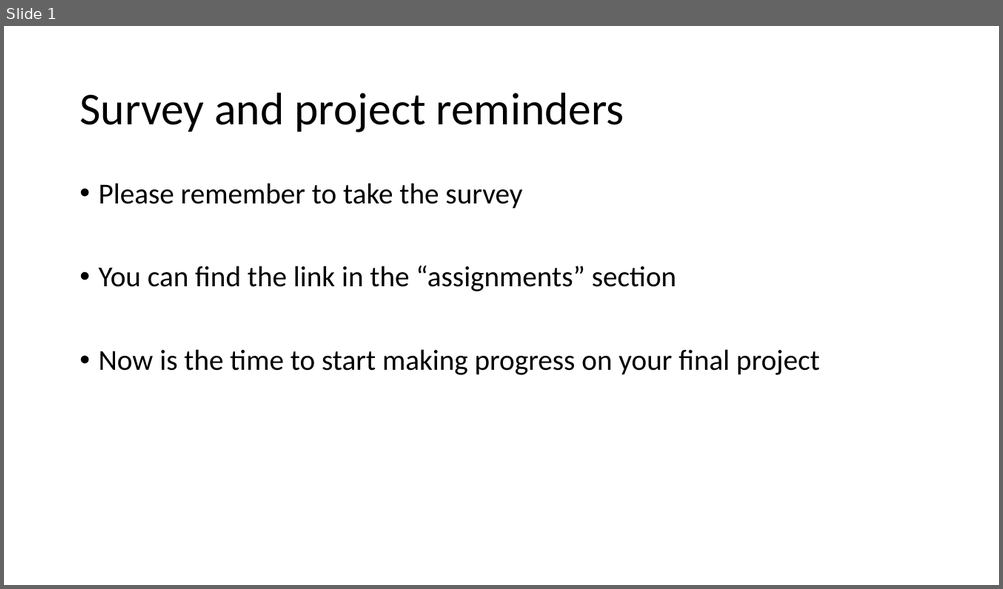
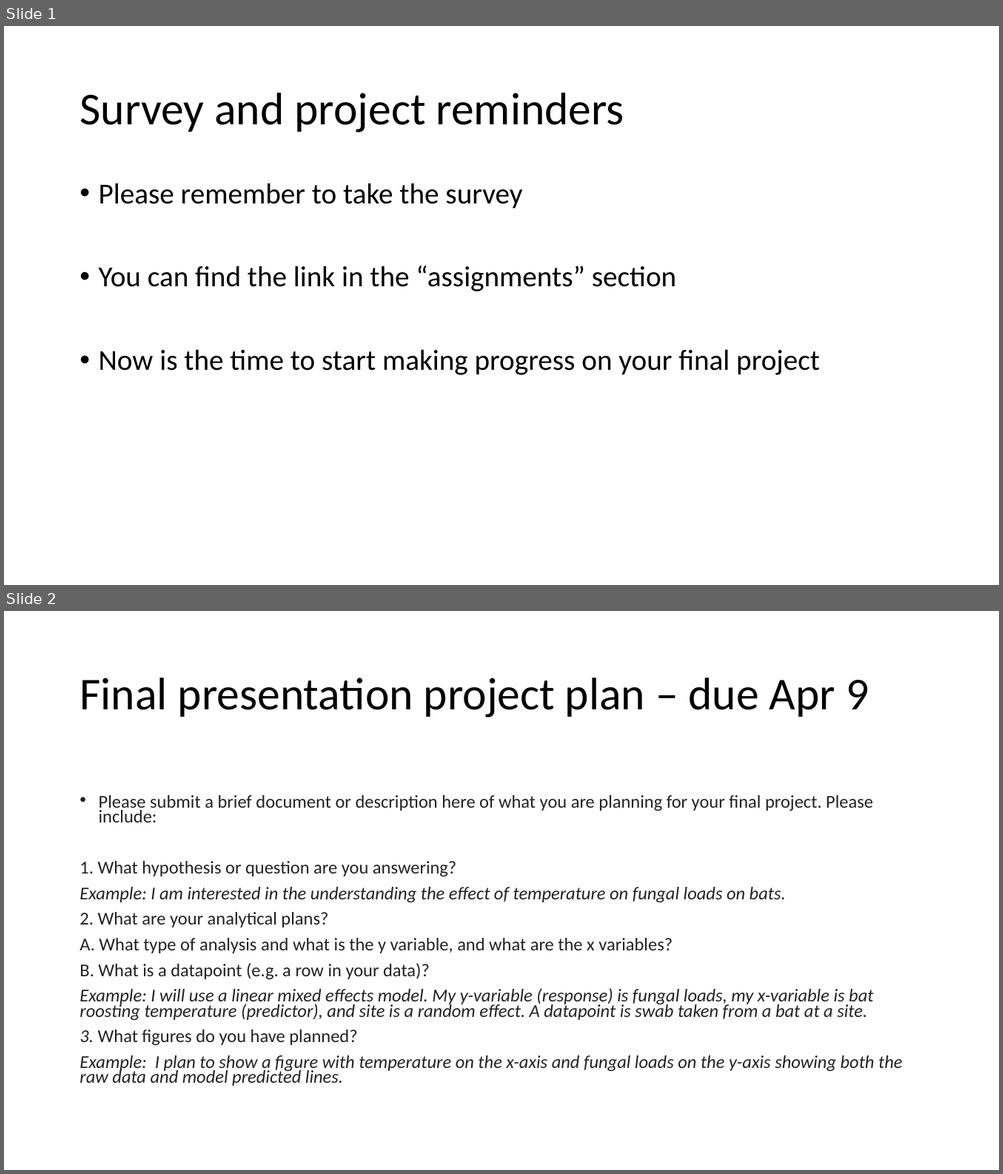
Before and after one commit to VTQuantMethodsEEB/klangwig, a slide deck: lectures/week_11_model_selection/le11_assignment.pptx. Shown one above the other, each under a label of ours: slide 1 before the commit, slides 1 and 2 after it. The pictures are 1003x589 and 1003x1174 pixels, drawn with LibreOffice and Linux fonts; fonts in the diff are those of the drawing. Boxes give left, top, right and bottom in pixels: in the first picture for what was removed or moved away, otherwise in the second. Text is boxed around its words. In the diff, an @@ line names an element or a change of style, - is before the commit and + after.

```diff
--- a/lectures/week_11_model_selection/le11_assignment.pptx
+++ b/lectures/week_11_model_selection/le11_assignment.pptx
@@ slide 2 added at <box>4,611,999,1170</box>, background #FFFFFF @@
@@ title added at <box>79,678,868,718</box>, 44 pt, text #000000 @@
+Final presentation project plan – due Apr 9
@@ text added at <box>79,795,902,1086</box>, 17.5 pt, text #222222, italic @@
+• Please submit a brief document or description here of what you are planning for your final project. Please include:
+1. What hypothesis or question are you answering?
+Example: I am interested in the understanding the effect of temperature on fungal loads on bats.
+2. What are your analytical plans?
+A. What type of analysis and what is the y variable, and what are the x variables?
+B. What is a datapoint (e.g. a row in your data)?
+Example: I will use a linear mixed effects model. My y-variable (response) is fungal loads, my x-variable is bat roosting temperature (predictor), and site is a random effect. A datapoint is swab taken from a bat at a site.
+3. What figures do you have planned?
+Example: I plan to show a figure with temperature on the x-axis and fungal loads on the y-axis showing both the raw data and model predicted lines.
```
Also in this commit, not shown: 2 slides changed, 2 other slides added, 1 slide removed, 4 other files.
